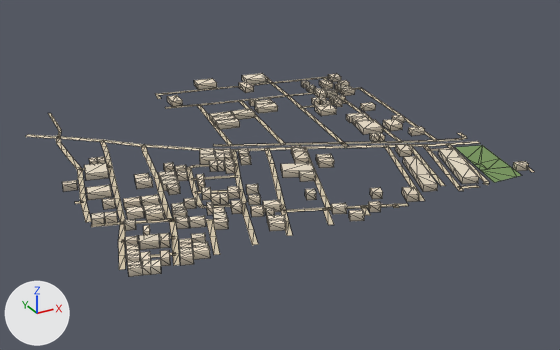
Before and after pictures for a commit that changed the glTF model public/assets/bengaluru-region-v1/tiles/t29_8-l0.glb.
Both versions are drawn from a 50 mm camera at (14331.0, 3414.0, 361.0) aimed at (14773.0, 4217.0, -40.0). Lighting does not change. The marker at lower left points along +X, +Y and +Z. The picture after the commit comes second. Mesh edges are drawn as thin lines. Vertices at exactly the same position are counted once.

Before the edit, the objects in view are built like this:
```python
me_building = bpy.data.meshes.new('building')
me_building.from_pydata(...)  # 1078 vertices, 1352 faces; spans x -3.0..497.0, y -6.0..511.0, z 0.0..8.0
me_building.materials.append(mat_building)
me_ground = bpy.data.meshes.new('ground')
me_ground.from_pydata(...)  # 562 vertices, 475 faces; spans x -3.0..503.0, y -3.0..501.0, z 1.0
me_ground.materials.append(mat_ground)
# before: 108 (3.0, 409.0, 1.0) at pixel (28, 134), 109 (-3.0, 403.0, 1.0) at pixel (25, 136)
# before: 422 (209.0, 493.0, 1.0) at pixel (155, 93), 423 (212.0, 485.0, 1.0) at pixel (158, 95)
ob_building = bpy.data.objects.new('building', me_building)
ob_building.location = (14500.0, 4000.0, 0.0)
ob_ground = bpy.data.objects.new('ground', me_ground)
ob_ground.location = (14500.0, 4000.0, 0.0)
```
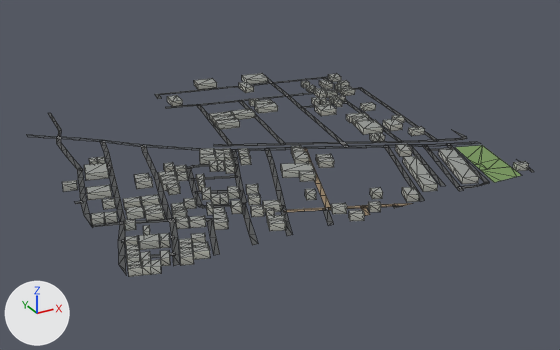
What differs and where, as boxes [x1, y1, x2, y2] in the pictures (560 x 350 px; the box of a moved part takes in the faces that stretch with it):
'ground', reshaped: before [26, 77, 534, 270]; after [26, 77, 534, 275]
part 1 of me_building, recoloured: [62, 73, 529, 277] in both
part 2 of me_ground, moved or reshaped: before [75, 77, 489, 270]; after [75, 77, 489, 275]
part 3 of me_ground, moved or reshaped: [26, 134, 45, 138] in both
part 4 of me_ground, moved or reshaped: [155, 92, 181, 99] in both
part 5 of me_ground, recoloured: [27, 77, 488, 259] in both

The edits, one by one:
me_building is used by ob_building; location (14500.0, 4000.0, 0.0).
me_building had 1078 vertices, 1352 faces and spanned x -3.0..497.0, y -6.0..511.0, z 0.0..8.0.
me_building now has 1078 vertices, 1624 faces and spans x -3.0..497.0, y -6.0..511.0, z 0.0..8.0.
me_building part 1: 1352 kept faces spanning x -3.0..497.0, y -6.0..511.0, z 0.0..8.0 get new vertex colours.
Edits to the shape of me_building do not show in these pictures.
me_ground is used by ob_ground; location (14500.0, 4000.0, 0.0).
Verts and faces of me_ground; kept vertices keep their numbers, new ones are numbered from 562.
me_ground had 562 vertices, 475 faces and spanned x -3.0..503.0, y -3.0..501.0, z 1.0.
me_ground now has 576 vertices, 489 faces and spans x 0.0..500.0, y 0.0..500.0, z 1.0.
Part 2, on me_ground:
31 vertices are removed from x -3.0..503.0, y -3.0..501.0, z 1.0.
38 faces are deleted.
4 vertices in x 43.0..291.0, y 1.0, z 1.0 move by (6.0, -1.0, 0.0).
4 vertices in x 5.0..361.0, y 1.0..91.0, z 1.0 move by (0.0, -1.0, 0.0).
4 vertices in x 95.0..355.0, y 29.0..59.0, z 1.0 move by (-1.0, -2.0, 0.0).
3 vertices in x 325.0..379.0, y 1.0..89.0, z 1.0 move by (-1.0, -1.0, 0.0).
19 vertices move from x -3.0..499.0, y -3.0..365.0, z 1.0 to x 0.0..500.0, y 0.0..371.0, z 1.0.
43 vertices are added at x 0.0..500.0, y 0.0..500.0, z 1.0.
50 new faces join them.
Part 3, on me_ground:
Vertex 108 moves to (0.0, 412.0, 1.0), pixel (26, 134).
Vertex 109 moves to (0.0, 401.0, 1.0), pixel (27, 136).
Part 4, on me_ground:
Vertex 423 moves to (213.0, 486.0, 1.0), pixel (159, 94).
Vertex 422 moves to (208.0, 493.0, 1.0), pixel (154, 94).
me_ground part 5: 418 kept faces spanning x 0.0..500.0, y 0.0..493.0, z 1.0 get new vertex colours; the middle colour goes from beige #d7c9ae to dark grey #535556.
Other edits to the shape of me_ground do not show in these pictures.
